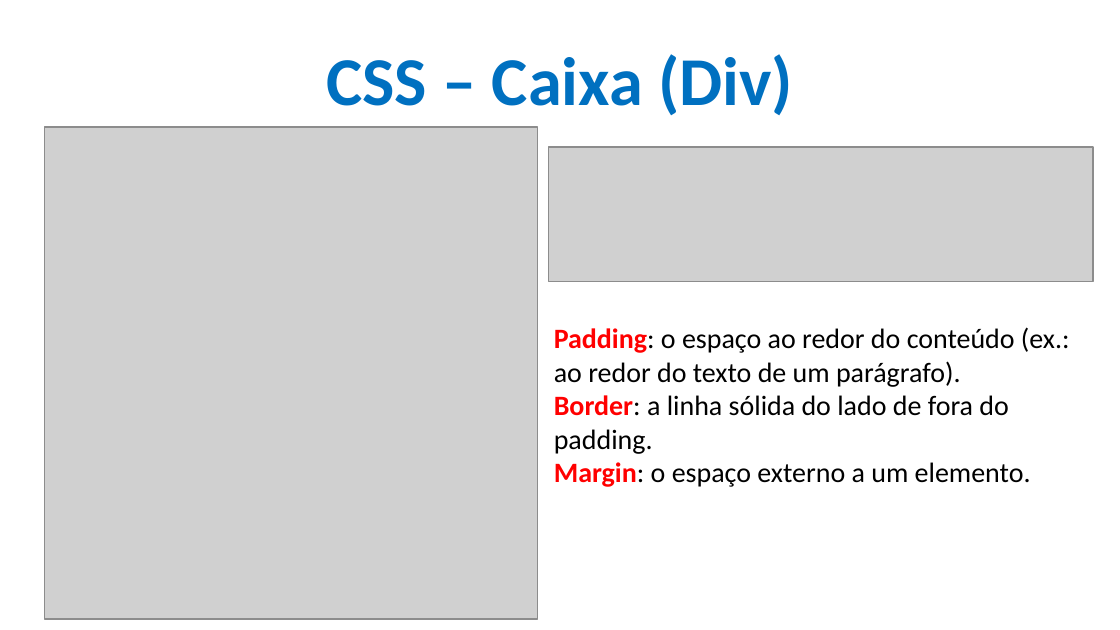
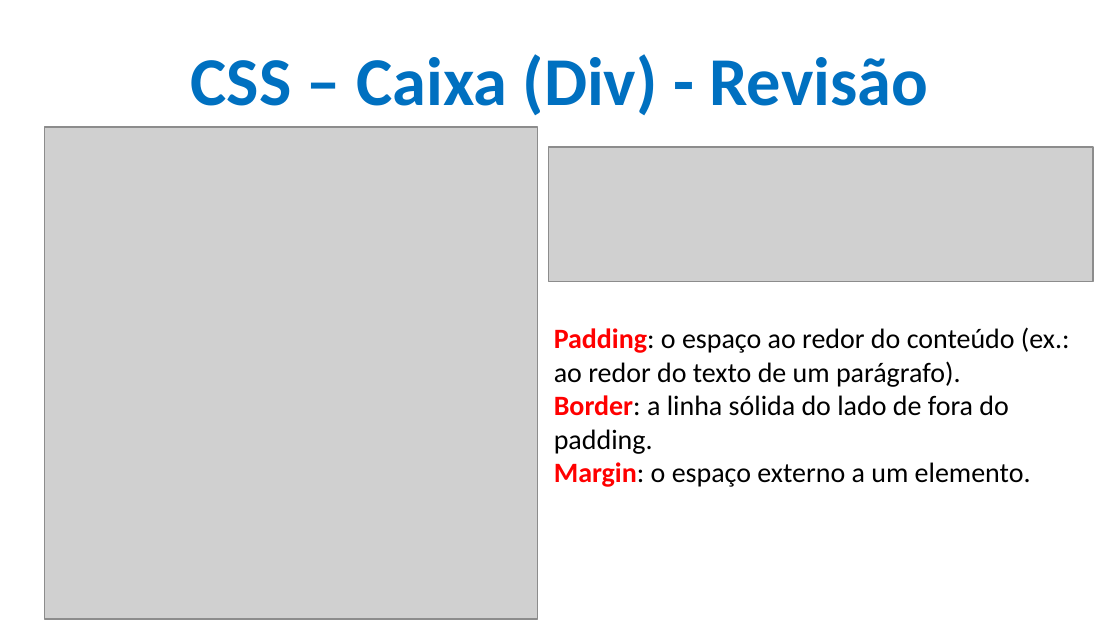
Before and after one commit to CloudEducationBrazil/WydenDesenvolvimentoWebJAVA, a slide deck: slide 3 of 01 Classes/frontend/Aula 06 Desenvolvimento de Software Java - CSS.pptx (slide 9 before the commit). Drawn at 1120x630 pixels with LibreOffice and Linux fonts; fonts in the diff are those of the drawing; grey boxes stand for pictures; background and template pictures are left out. Boxes give left, top, right and bottom in pixels: in the first picture for what was removed or moved away, otherwise in the second. Text is boxed around its words. In the diff, an @@ line names an element or a change of style, - is before the commit and + after.

```diff
--- a/01 Classes/frontend/Aula 06 Desenvolvimento de Software Java - CSS.pptx
+++ b/01 Classes/frontend/Aula 06 Desenvolvimento de Software Java - CSS.pptx
@@ title at <box>191,54,928,115</box>: text changed @@
-CSS – Caixa (Div)
+CSS – Caixa (Div) - Revisão
```
Also in this commit, not shown: 8 other slides changed, 14 slides added, 18 slides removed, 38 other files.
